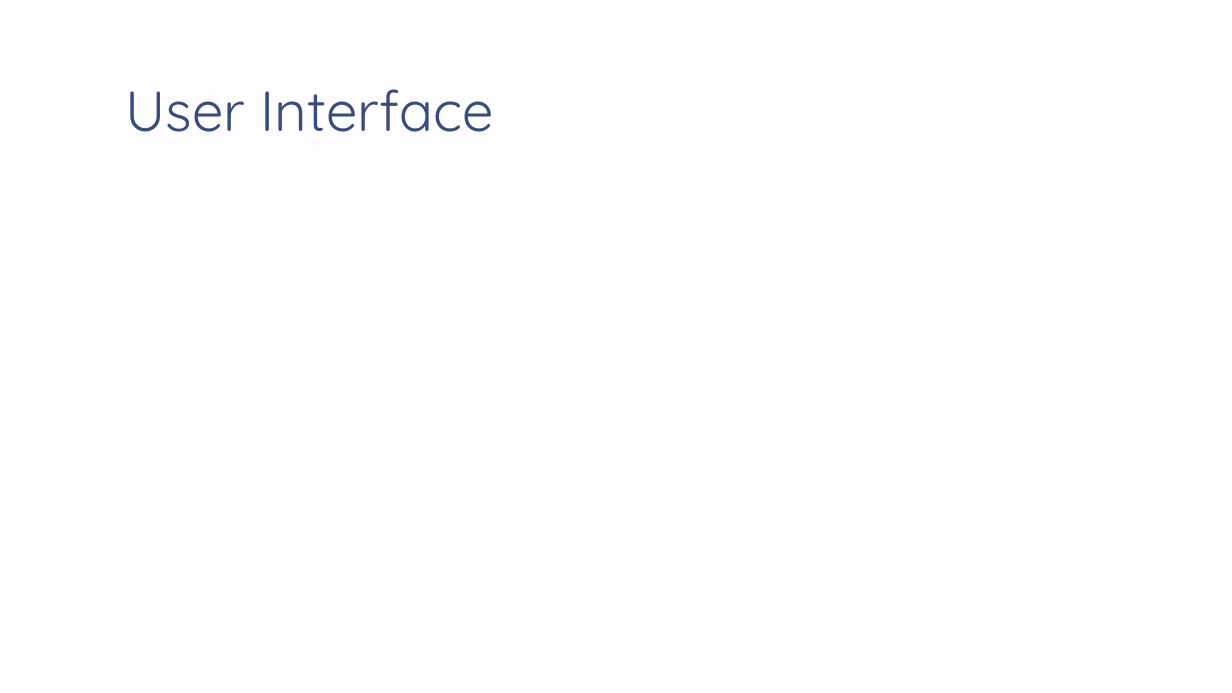
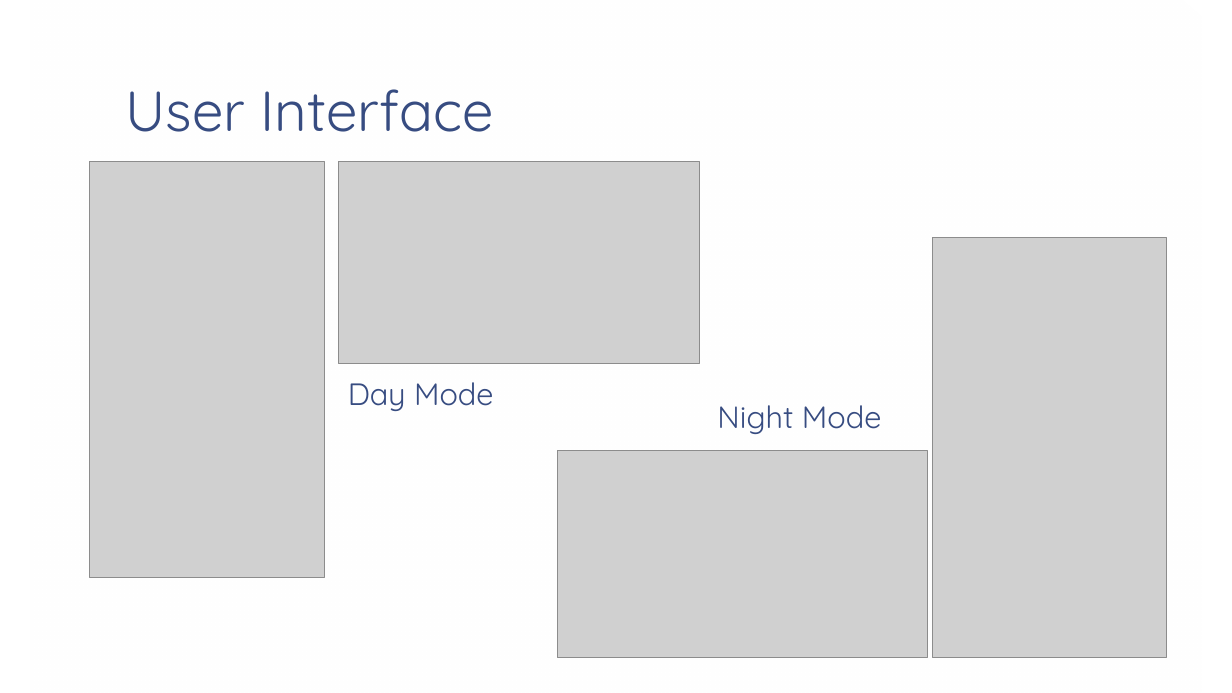
Before and after one commit to HengWeiBin/AndoridProject2020, a slide deck: slide 4 of Android Final Project.pptx. Drawn at 1232x693 pixels with LibreOffice and Linux fonts; fonts in the diff are those of the drawing; grey boxes stand for pictures; background and template pictures are left out. Boxes give left, top, right and bottom in pixels: in the first picture for what was removed or moved away, otherwise in the second. Text is boxed around its words. In the diff, an @@ line names an element or a change of style, - is before the commit and + after.

```diff
--- a/Android Final Project.pptx
+++ b/Android Final Project.pptx
@@ picture added at [90, 162, 324, 579] @@
@@ picture added at [338, 162, 699, 364] @@
@@ picture added at [933, 238, 1167, 657] @@
@@ text added at [348, 382, 493, 411], 24 pt, text #374C81 @@
+Day Mode
@@ text added at [717, 405, 882, 434], 24 pt, text #374C81 @@
+Night Mode
@@ picture added at [557, 450, 927, 658] @@
```
Also in this commit, not shown: 1 other slide changed, 2 slides added, 3 slides removed, 7 other files.
